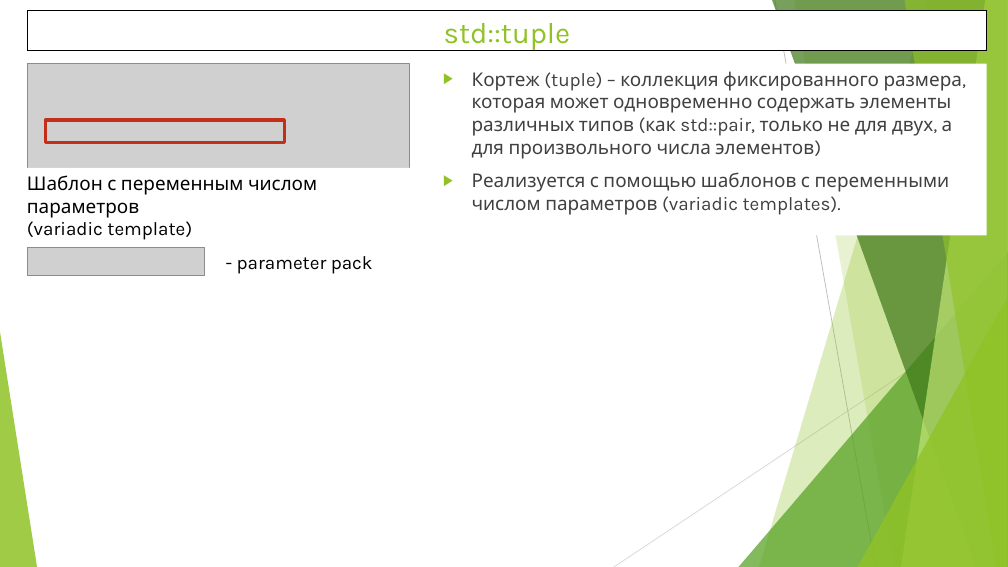
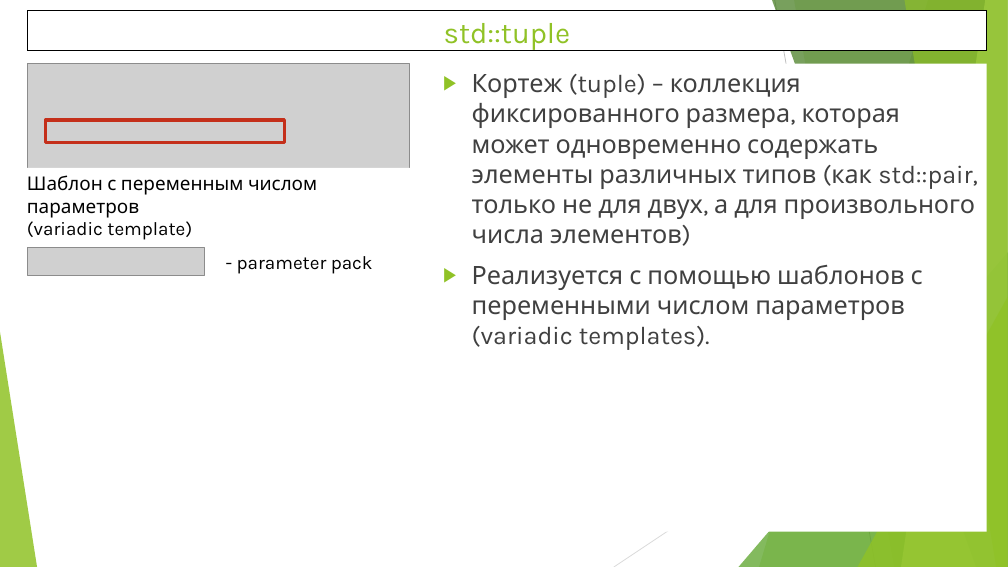
Before and after one commit to WhiteCatStudies/lectures, a slide deck: slide 2 of lecture5/lecture5.pptx. Drawn at 1008x567 pixels with LibreOffice and Linux fonts; fonts in the diff are those of the drawing; grey boxes stand for pictures. Boxes give left, top, right and bottom in pixels: in the first picture for what was removed or moved away, otherwise in the second. Text is boxed around its words. In the diff, an @@ line names an element or a change of style, - is before the commit and + after.

```diff
--- a/lecture5/lecture5.pptx
+++ b/lecture5/lecture5.pptx
@@ text "Кортеж (tuple) – коллекция фиксированного ...": place and size @@
-text "Кортеж (tuple) – коллекция фиксированного ..." at (436,64,987,235)
+text "Кортеж (tuple) – коллекция фиксированного ..." at (436,64,987,532)
@@ text "Кортеж (tuple) – коллекция фиксированного ..." at (436,64,987,532): size 18 to 24 pt @@
```
Also in this commit, not shown: 3 other slides changed, 2 slides added, 1 slide removed, 13 other files.
